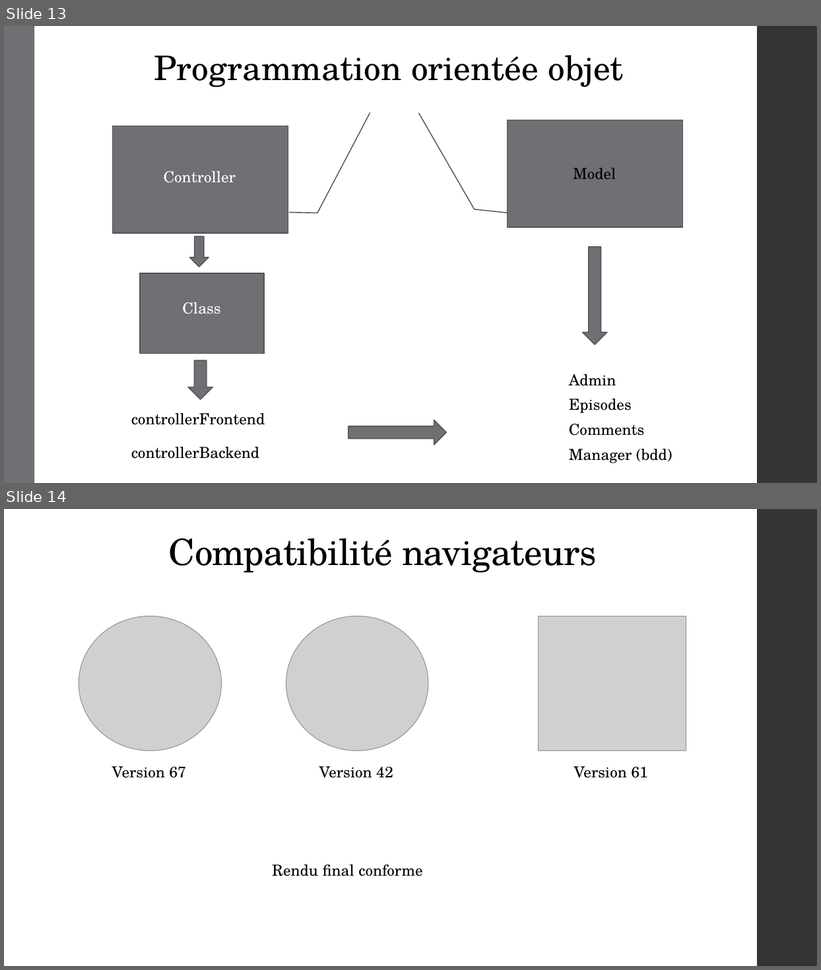
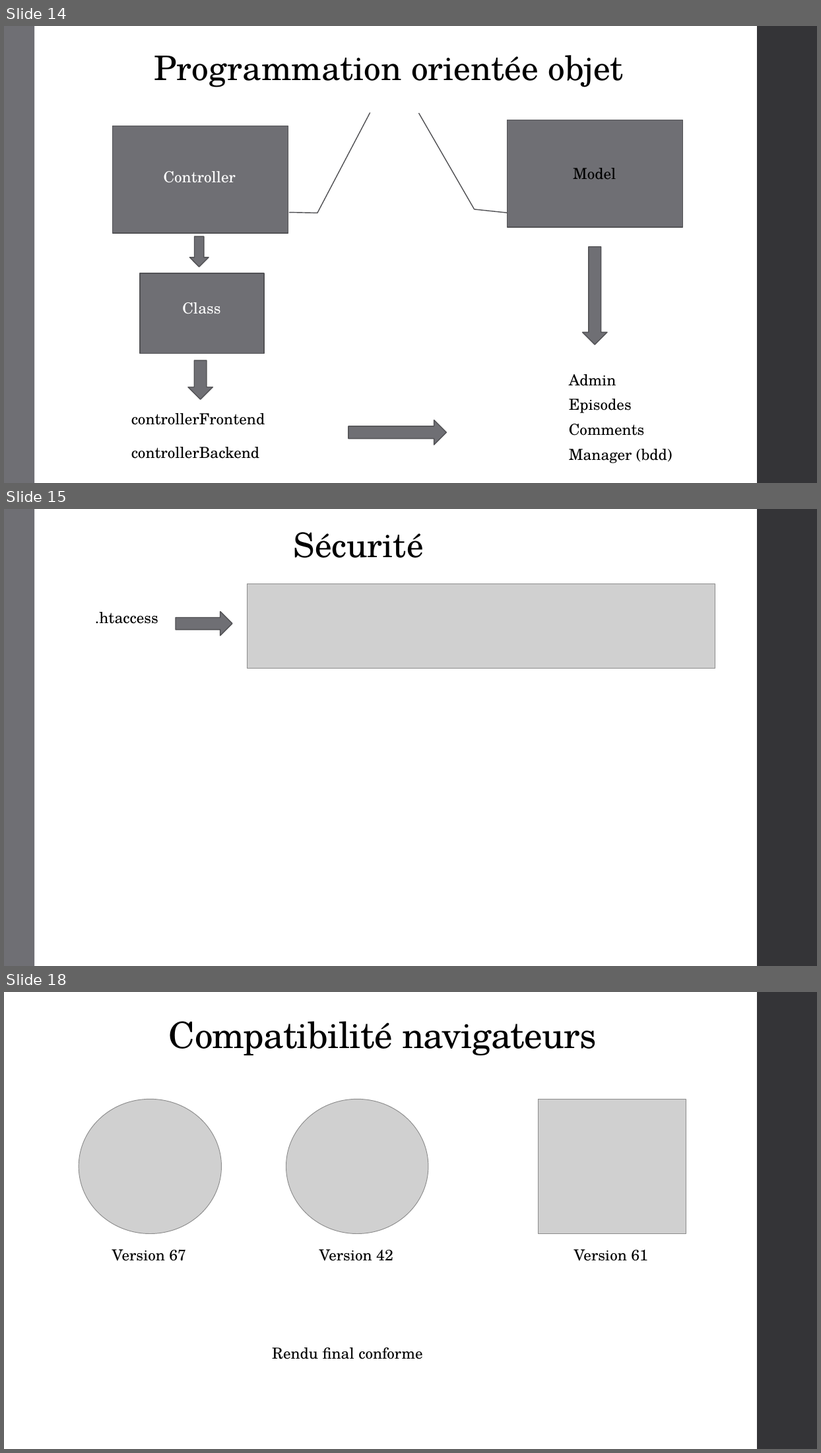
Before and after one commit to LaureenPerrin/project4_Blog-application-in-PHP-and-with-a-MySQL-database, a slide deck: powerpoint/project4.pptx. Shown one above the other, each under a label of ours: slides 13 and 14 before the commit, slides 14, 15 and 18 after it; the slides between them are not shown. The pictures are 821x970 and 821x1453 pixels, drawn with LibreOffice and Linux fonts; fonts in the diff are those of the drawing; grey boxes stand for pictures. Boxes give left, top, right and bottom in pixels: in the first picture for what was removed or moved away, otherwise in the second. Text is boxed around its words. In the diff, an @@ line names an element or a change of style, - is before the commit and + after.

```diff
--- a/powerpoint/project4.pptx
+++ b/powerpoint/project4.pptx
@@ slide 15 added at [4, 509, 817, 966], background #FFFFFF; not listed: 2 template elements that a slide beside it also shows @@
@@ text added at [294, 532, 424, 558], 40 pt, text #000000 @@
+Sécurité
@@ picture added at [248, 584, 715, 668] @@
@@ text added at [95, 612, 158, 624], 18 pt, text #000000 @@
+.htaccess
@@ right arrow added at [176, 611, 232, 636], fill #6F6F74, outline #525256 1.1 pt @@
@@ what was slide 13 is now slide 14 @@
@@ what was slide 14 is now slide 18 @@
```
Also in this commit, not shown: 3 slides changed, 8 other slides added, 2 slides removed, 1 other file.
